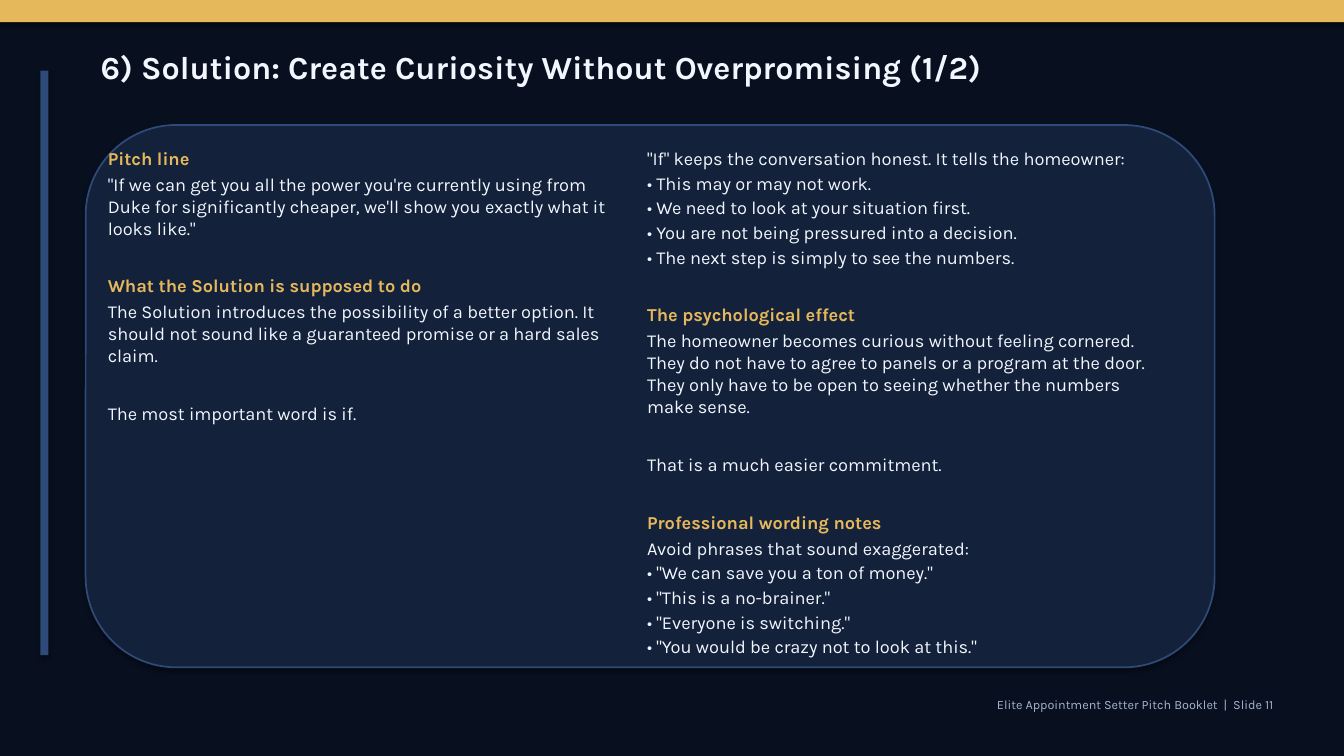
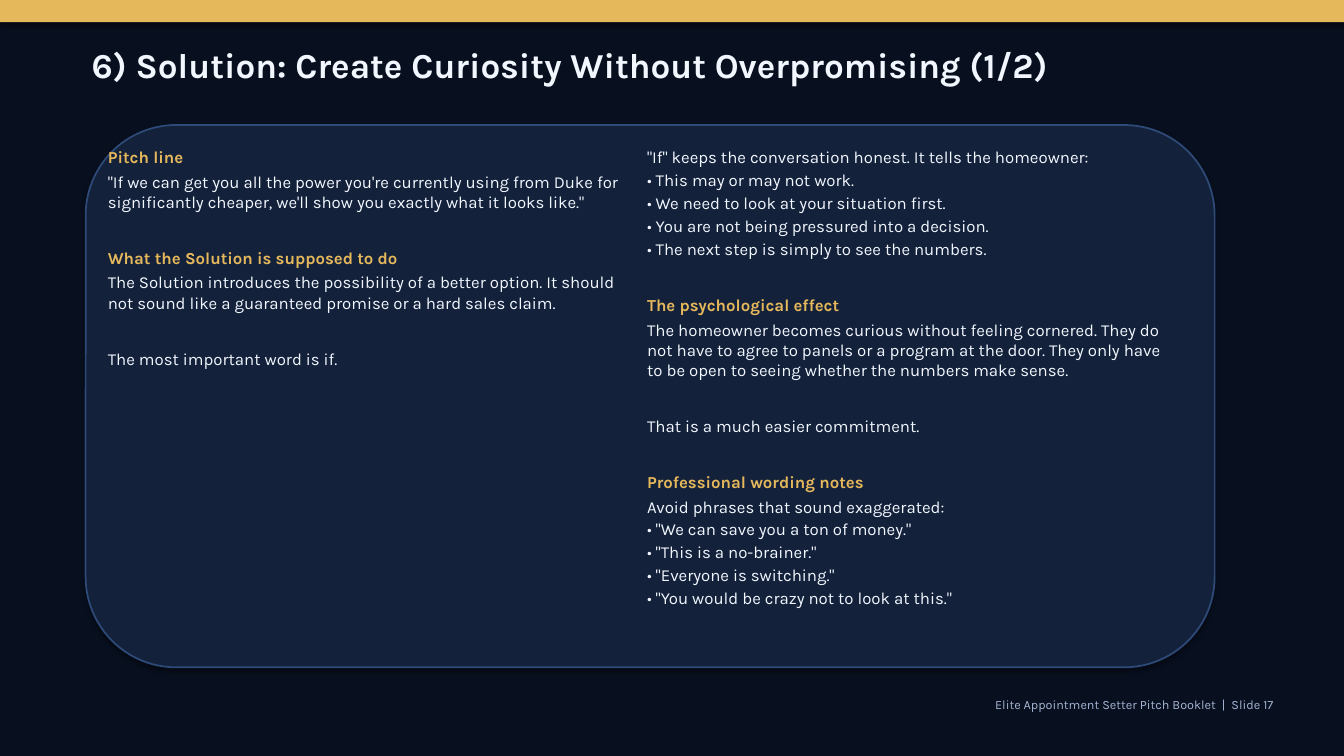
Before and after one commit to rvargas112902-ship-it/Solar-project, a slide deck: slide 17 of deliverables/APPOINTMENT_SETTER_HANDBOOK_ELITE_DECK.pptx (slide 11 before the commit). Drawn at 1344x756 pixels with LibreOffice and Linux fonts; fonts in the diff are those of the drawing. Boxes give left, top, right and bottom in pixels: in the first picture for what was removed or moved away, otherwise in the second. Text is boxed around its words. In the diff, an @@ line names an element or a change of style, - is before the commit and + after.

```diff
--- a/deliverables/APPOINTMENT_SETTER_HANDBOOK_ELITE_DECK.pptx
+++ b/deliverables/APPOINTMENT_SETTER_HANDBOOK_ELITE_DECK.pptx
@@ text "6) Solution: Create Curiosity Without ..." at (92, 51, 1047, 87): size 23 to 25 pt @@
@@ rectangle removed at (40, 71, 48, 655) @@
@@ text "Pitch line" at (108, 149, 618, 369): size 13 to 12 pt @@
@@ text ""If" keeps the conversation honest. ..." at (647, 151, 1160, 608): size 13 to 12 pt @@
@@ text at (995, 700, 1273, 712): text changed @@
-Elite Appointment Setter Pitch Booklet | Slide 11
+Elite Appointment Setter Pitch Booklet | Slide 17
```
Also in this commit, not shown: 75 other slides changed, 6 slides added, 2 other files.
